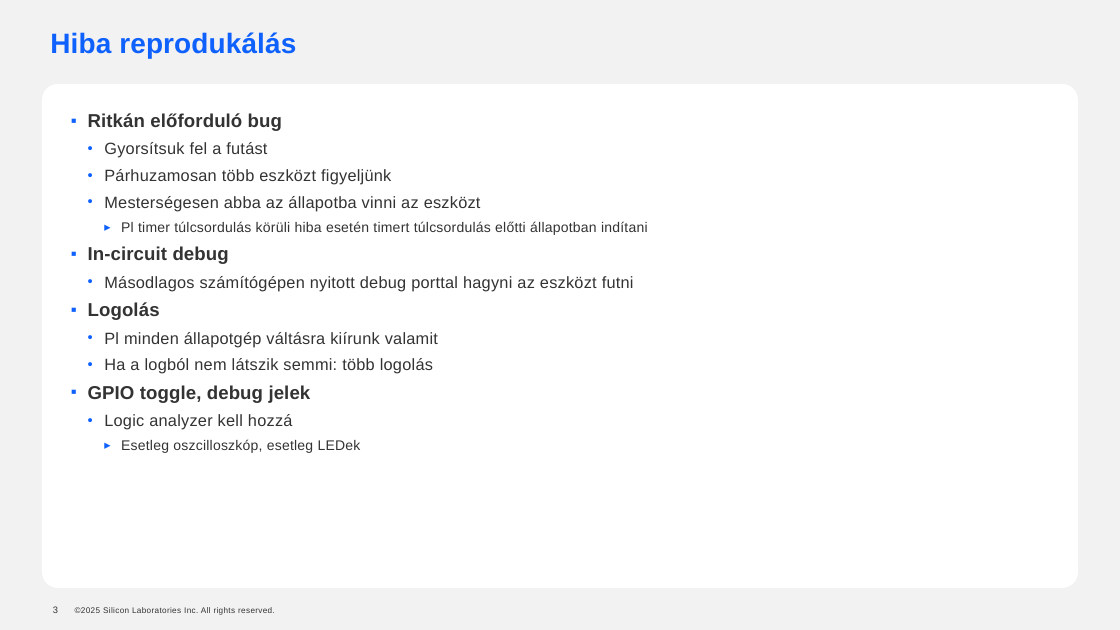
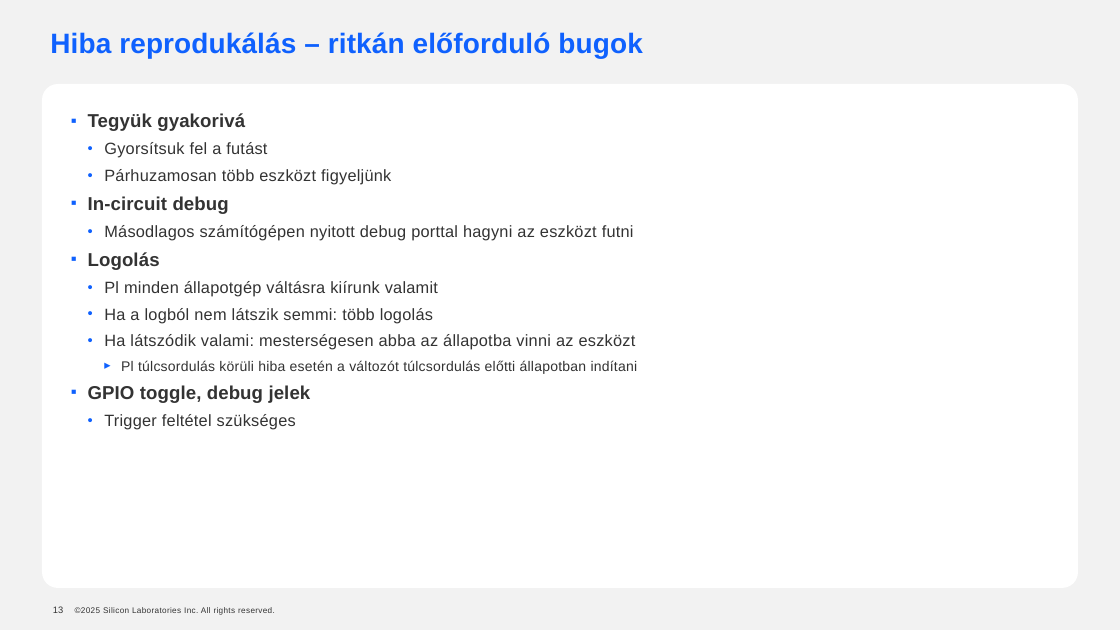
Before and after one commit to andrasbiro-silabs/cansat-bug-presentation, a slide deck: slide 13 of cansat_debug.pptx (slide 3 before the commit). Drawn at 1120x630 pixels with LibreOffice and Linux fonts; fonts in the diff are those of the drawing; background and template pictures are left out. Boxes give left, top, right and bottom in pixels: in the first picture for what was removed or moved away, otherwise in the second. Text is boxed around its words. In the diff, an @@ line names an element or a change of style, - is before the commit and + after.

```diff
--- a/cansat_debug.pptx
+++ b/cansat_debug.pptx
@@ title at <box>50,32,642,58</box>: text changed @@
-Hiba reprodukálás
+Hiba reprodukálás – ritkán előforduló bugok
@@ text at <box>88,113,245,131</box>: text changed @@
-▪ Ritkán előforduló bug
+▪ Tegyük gyakorivá
@@ text at <box>104,196,648,235</box>: paragraphs removed @@
-  • Mesterségesen abba az állapotba vinni az eszközt
-    ▸ Pl timer túlcsordulás körüli hiba esetén timert túlcsordulás előtti állapotban indítani
@@ text at <box>104,334,638,374</box>: paragraphs added @@
+  • Ha látszódik valami: mesterségesen abba az állapotba vinni az eszközt
+    ▸ Pl túlcsordulás körüli hiba esetén a változót túlcsordulás előtti állapotban indítani
@@ text at <box>104,414,296,430</box>: text changed; size 12 to 14 pt @@
-  • Logic analyzer kell hozzá
-    ▸ Esetleg oszcilloszkóp, esetleg LEDek
+  • Trigger feltétel szükséges
@@ page number at <box>53,606,63,613</box>: text changed @@
-3
+13
```
Also in this commit, not shown: 10 other slides changed, 9 slides added, 3 slides removed.
